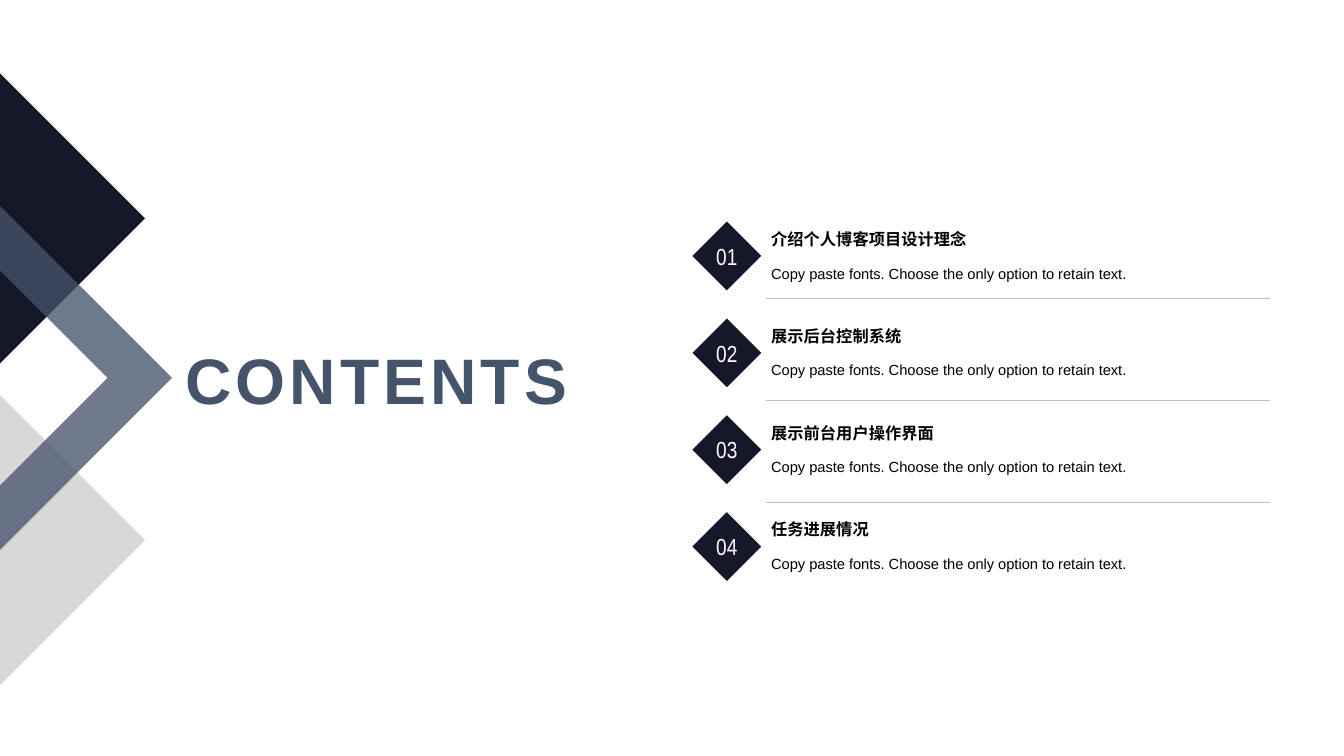
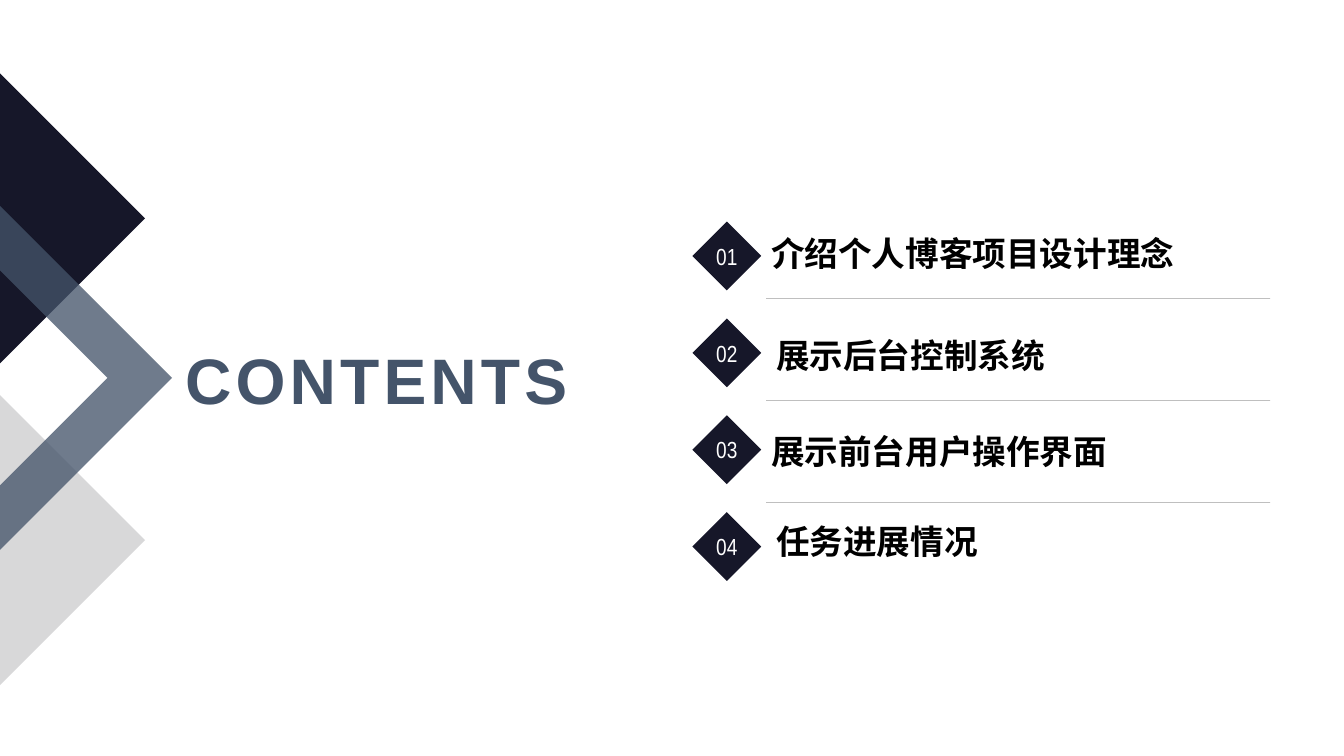
Before and after one commit to lemonghub/xmgl-blog, a slide deck: slide 2 of doc/文档/个人博客.pptx. Drawn at 1344x756 pixels with LibreOffice and Linux fonts; fonts in the diff are those of the drawing. Boxes give left, top, right and bottom in pixels: in the first picture for what was removed or moved away, otherwise in the second. Text is boxed around its words. In the diff, an @@ line names an element or a change of style, - is before the commit and + after.

```diff
--- a/doc/文档/个人博客.pptx
+++ b/doc/文档/个人博客.pptx
@@ text removed at (x1=771, y1=268, x2=1127, y2=282) @@
-Copy paste fonts. Choose the only option to retain text.
@@ size 11.6 to 24 pt in 4 elements at (x1=771, y1=237, x2=1174, y2=269), (x1=776, y1=525, x2=978, y2=557), (x1=771, y1=435, x2=1107, y2=467), (x1=776, y1=339, x2=1045, y2=371) @@
@@ text "展示后台控制系统" moved from (x1=771, y1=328, x2=901, y2=344) to (x1=776, y1=339, x2=1045, y2=371) @@
@@ text removed at (x1=771, y1=364, x2=1127, y2=378) @@
-Copy paste fonts. Choose the only option to retain text.
@@ text "展示前台用户操作界面" moved from (x1=771, y1=425, x2=934, y2=441) to (x1=771, y1=435, x2=1107, y2=467) @@
@@ text removed at (x1=771, y1=461, x2=1127, y2=475) @@
-Copy paste fonts. Choose the only option to retain text.
@@ text removed at (x1=771, y1=558, x2=1127, y2=572) @@
-Copy paste fonts. Choose the only option to retain text.
```
Also in this commit, not shown: 10 other slides changed, 7 slides added, 8 slides removed, 1 other file.
